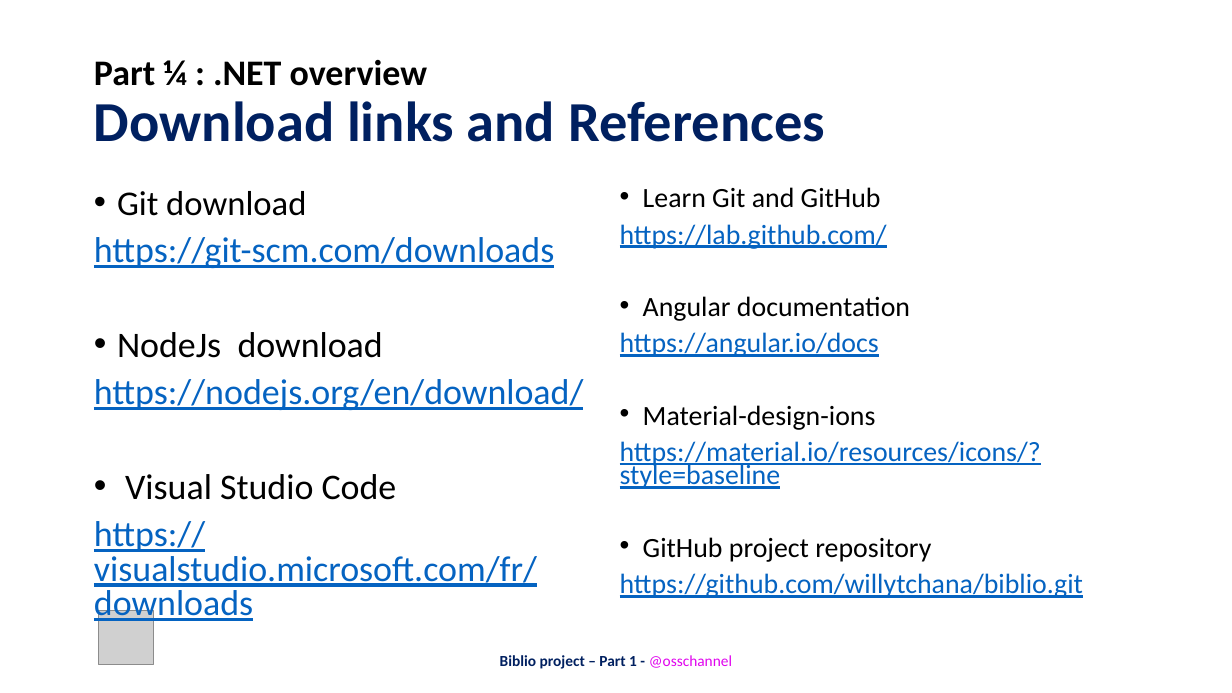
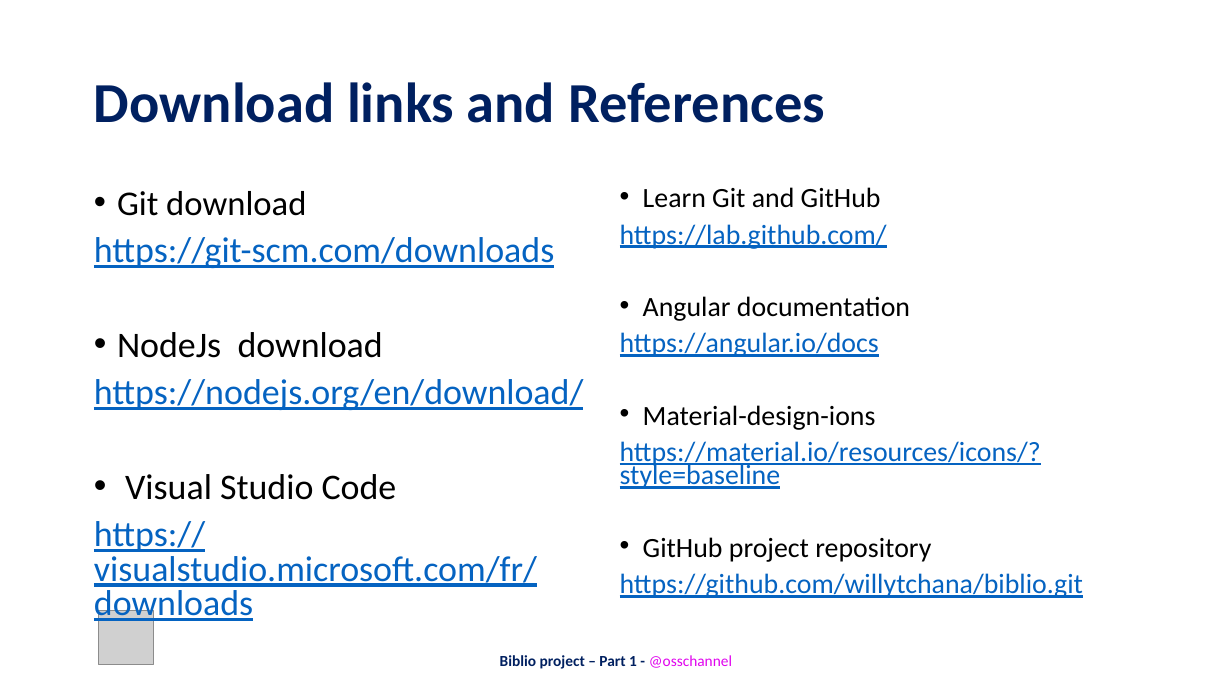
Before and after one commit to willytchana/biblio, a slide deck: slide 16 of docs/Angular-Part-1.pptx. Drawn at 1232x693 pixels with LibreOffice and Linux fonts; fonts in the diff are those of the drawing; grey boxes stand for pictures. Boxes give left, top, right and bottom in pixels: in the first picture for what was removed or moved away, otherwise in the second. Text is boxed around its words. In the diff, an @@ line names an element or a change of style, - is before the commit and + after.

Commit message:
Edit project docs

```diff
--- a/docs/Angular-Part-1.pptx
+++ b/docs/Angular-Part-1.pptx
@@ title at <box>94,82,825,123</box>: text changed @@
-Part ¼ : .NET overview
-Download links and References
+Download links and References
```
